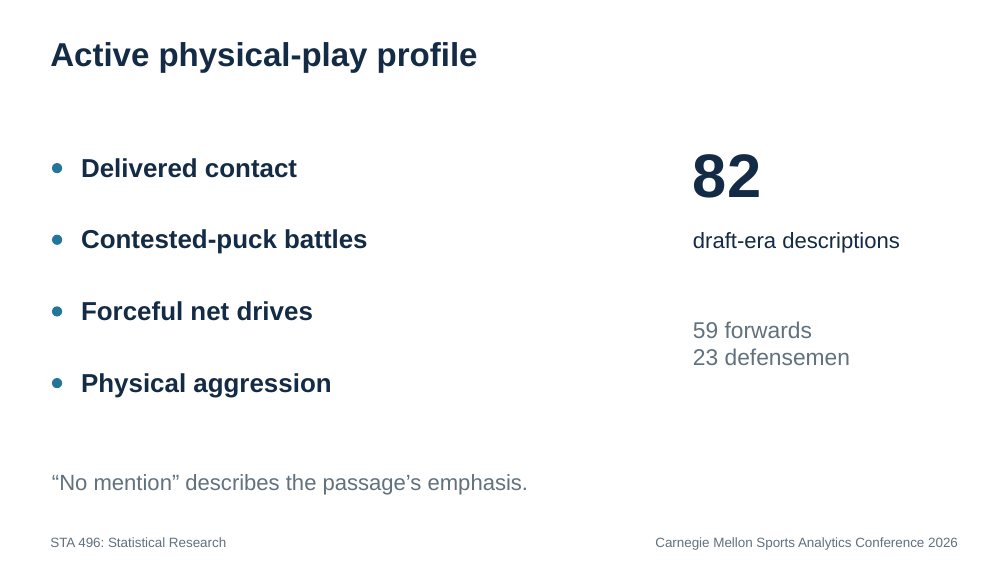
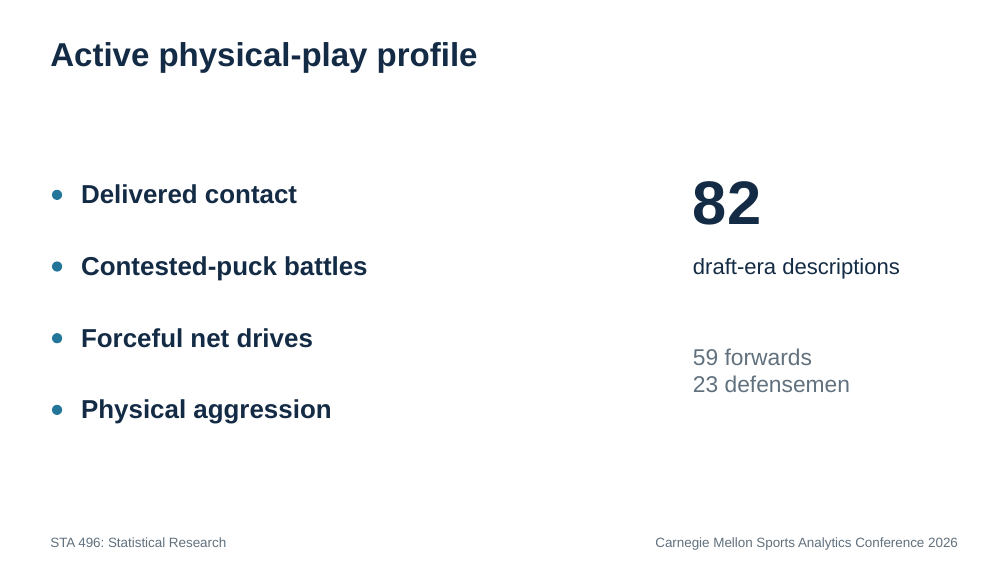
Before and after one commit to RentoSaijo/CSAx_STA496, a slide deck: slide 28 of reports/presentation.pptx (slide 24 before the commit). Drawn at 1008x567 pixels with LibreOffice and Linux fonts; fonts in the diff are those of the drawing. Boxes give left, top, right and bottom in pixels: in the first picture for what was removed or moved away, otherwise in the second. Text is boxed around its words. In the diff, an @@ line names an element or a change of style, - is before the commit and + after.

```diff
--- a/reports/presentation.pptx
+++ b/reports/presentation.pptx
@@ ellipse: place and size @@
-ellipse at <box>52,234,63,245</box>
+ellipse at <box>52,262,63,272</box>
@@ 7 texts, 3 ellipses: place and size @@
-7 texts, 3 ellipses at <box>52,154,900,398</box>
+7 texts, 3 ellipses at <box>52,181,900,424</box>
@@ text removed at <box>52,474,528,495</box> @@
-“No mention” describes the passage’s emphasis.
```
Also in this commit, not shown: 18 other slides changed, 5 slides added, 3 slides removed.
